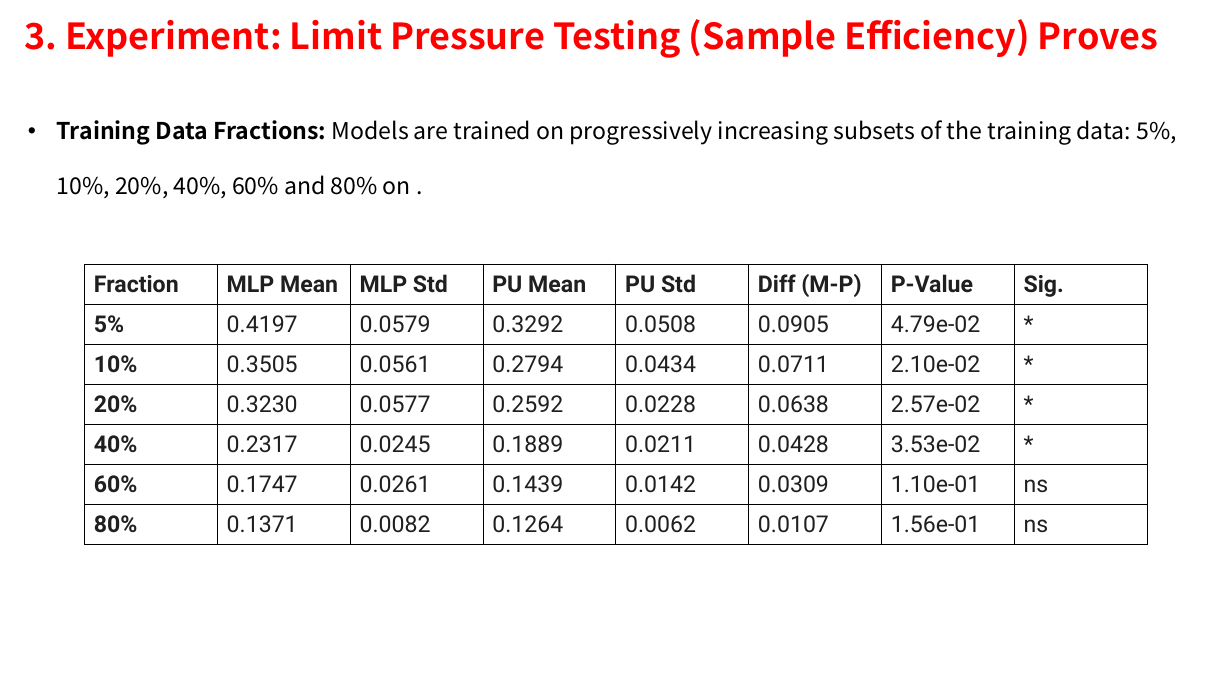
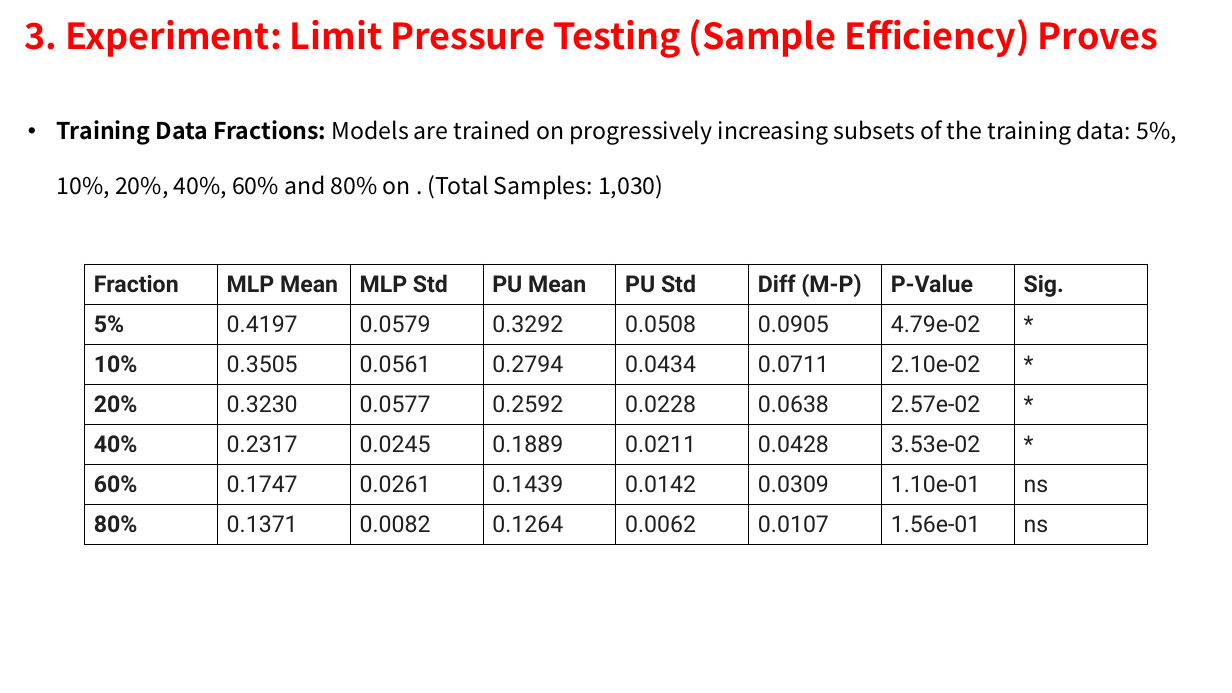
Before and after one commit to ziyuan-li/1d_pure, a slide deck: slide 19 of 1DPURe.pptx. Drawn at 1232x693 pixels with LibreOffice and Linux fonts; fonts in the diff are those of the drawing. Boxes give left, top, right and bottom in pixels: in the first picture for what was removed or moved away, otherwise in the second. Text is boxed around its words. In the diff, an @@ line names an element or a change of style, - is before the commit and + after.

```diff
--- a/1DPURe.pptx
+++ b/1DPURe.pptx
@@ text at [57,120,1176,200]: text changed @@
-• Training Data Fractions: Models are trained on progressively increasing subsets of the training data: 5%, 10%, 20%, 40%, 60% and 80% on .
+• Training Data Fractions: Models are trained on progressively increasing subsets of the training data: 5%, 10%, 20%, 40%, 60% and 80% on . (Total Samples: 1,030)
```
Also in this commit, not shown: 8 other slides changed, 11 slides added, 1 other file.
